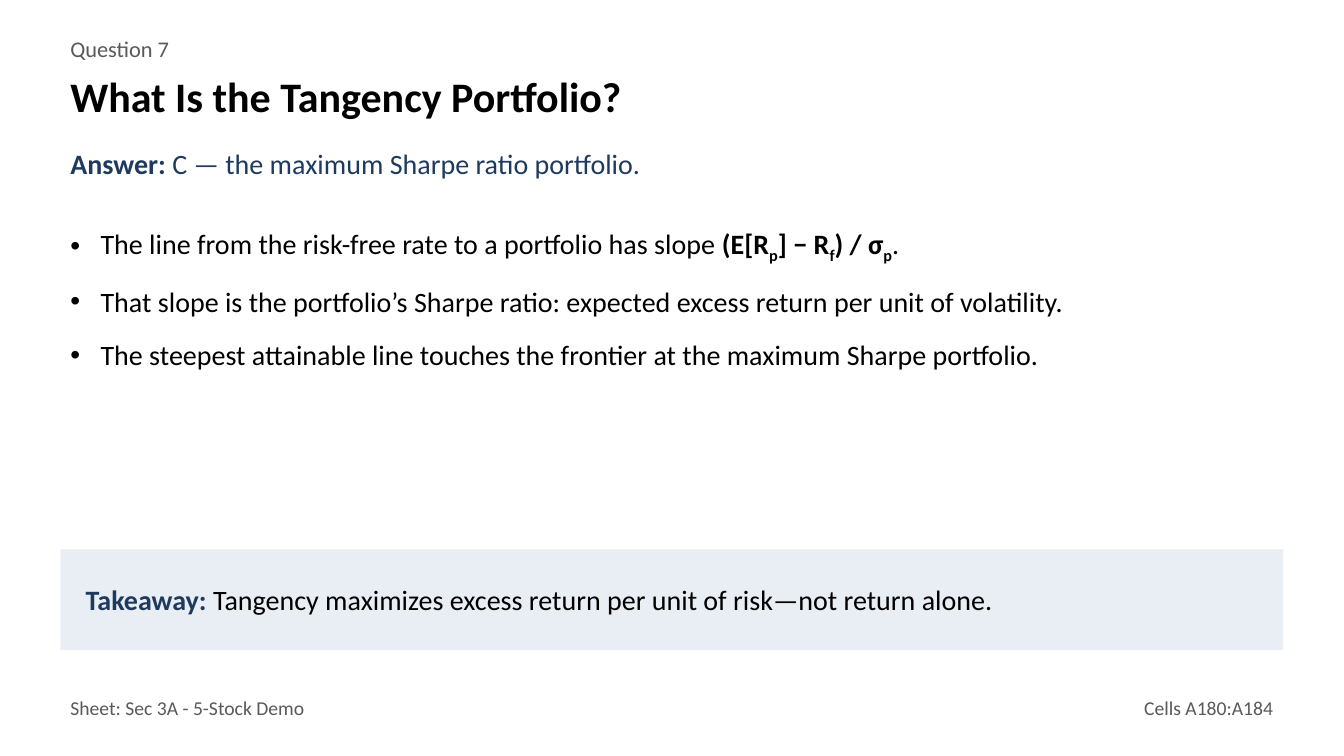
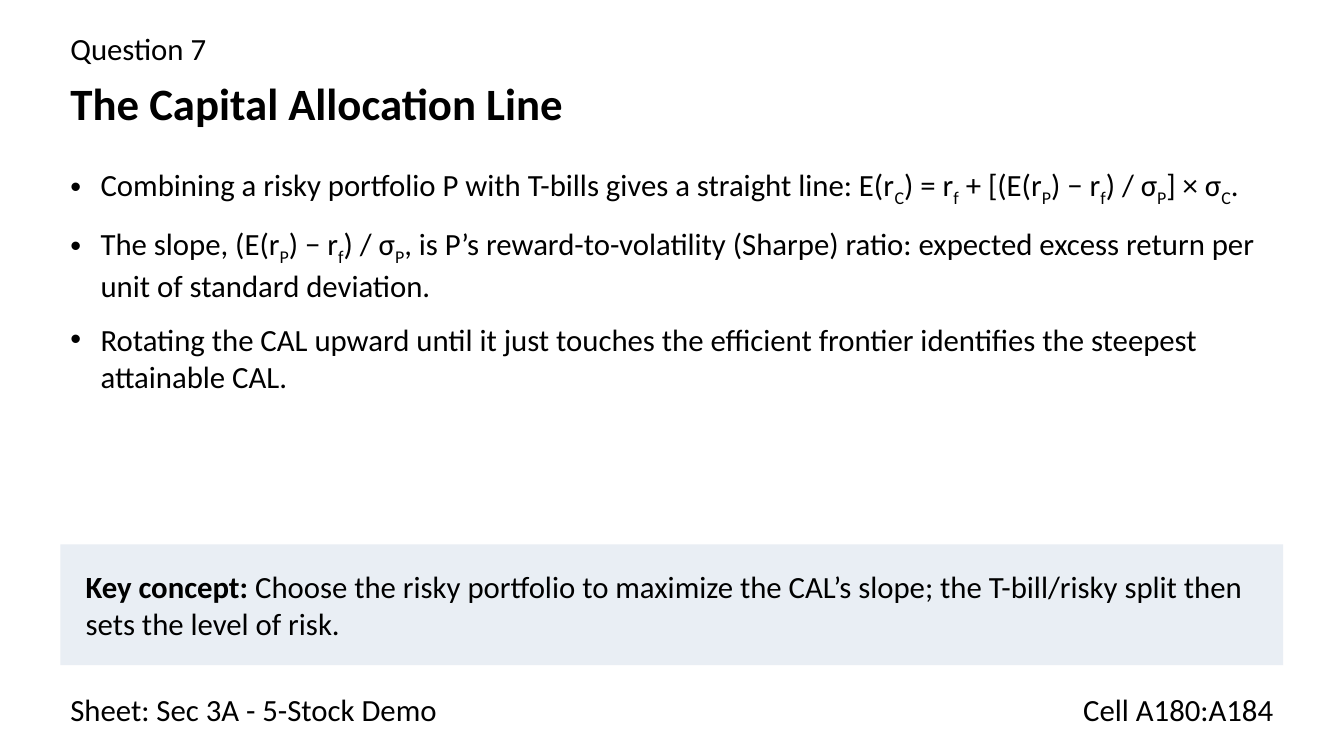
Before and after one commit to ddddil/SF_DAT_15, a slide deck: slide 7 of Sec3A_5-Stock_Demo_Concept_Slides.pptx. Drawn at 1344x756 pixels with LibreOffice and Linux fonts; fonts in the diff are those of the drawing. Boxes give left, top, right and bottom in pixels: in the first picture for what was removed or moved away, otherwise in the second. Text is boxed around its words. In the diff, an @@ line names an element or a change of style, - is before the commit and + after.

```diff
--- a/Sec3A_5-Stock_Demo_Concept_Slides.pptx
+++ b/Sec3A_5-Stock_Demo_Concept_Slides.pptx
@@ text "Question 7" at (x1=70, y1=38, x2=207, y2=64): size 16 to 22 pt, text colour #595959 to #000000 @@
@@ text at (x1=70, y1=88, x2=562, y2=127): text changed; size 30 to 32 pt @@
-What Is the Tangency Portfolio?
+The Capital Allocation Line
@@ text removed at (x1=70, y1=154, x2=640, y2=179) @@
-Answer: C — the maximum Sharpe ratio portfolio.
@@ text at (x1=101, y1=173, x2=1254, y2=389): text changed; size 20 to 22 pt @@
-• The line from the risk-free rate to a portfolio has slope (E[Rp] − Rf) / σp.
-• That slope is the portfolio’s Sharpe ratio: expected excess return per unit of volatility.
-• The steepest attainable line touches the frontier at the maximum Sharpe portfolio.
+• Combining a risky portfolio P with T-bills gives a straight line: E(rC) = rf + [(E(rP) − rf) / σP] × σC.
+• The slope, (E(rP) − rf) / σP, is P’s reward-to-volatility (Sharpe) ratio: expected excess return per unit of standard deviation.
+• Rotating the CAL upward until it just touches the efficient frontier identifies the steepest attainable CAL.
@@ rectangle removed at (x1=60, y1=549, x2=1284, y2=650) @@
-Takeaway: Tangency maximizes excess return per unit of risk—not return alone.
@@ rectangle added at (x1=60, y1=544, x2=1284, y2=665), fill #E9EEF4, 22 pt, text #000000 @@
+Key concept: Choose the risky portfolio to maximize the CAL’s slope; the T-bill/risky split then sets the level of risk.
@@ text "Sheet: Sec 3A - 5-Stock ..." at (x1=70, y1=699, x2=437, y2=722): size 14 to 22 pt, text colour #595959 to #000000 @@
@@ text at (x1=1083, y1=699, x2=1273, y2=722): text changed; size 14 to 22 pt; text colour #595959 to #000000 @@
-Cells A180:A184
+Cell A180:A184
```
Also in this commit, not shown: 12 slides added, 12 slides removed.
